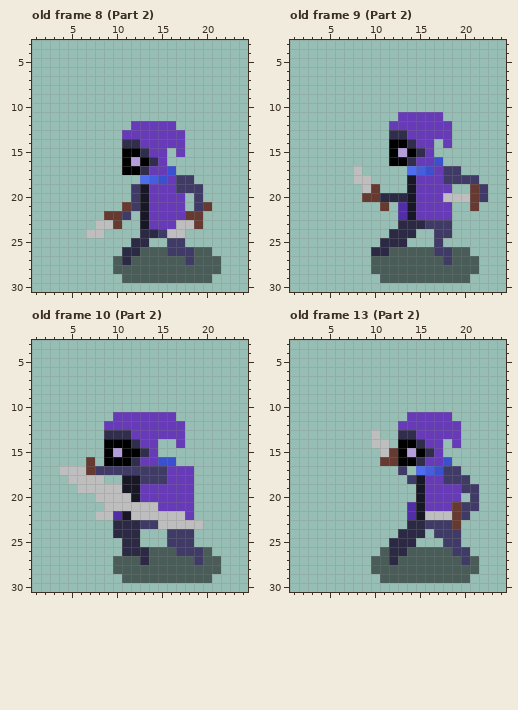
File history of a pixel-art file, Assets/Sprites/Asperite files/BasicAttack.aseprite. This is how it looked before the edit.
32x32 pixels, 24 frames. Shown: old frame 8 (Part 2): x 1..24, y 3..30; old frame 9 (Part 2): x 1..24, y 3..30; old frame 10 (Part 2): x 1..24, y 3..30; old frame 13 (Part 2): x 1..24, y 3..30. The commit also changed other frames, which this record leaves out.
After:
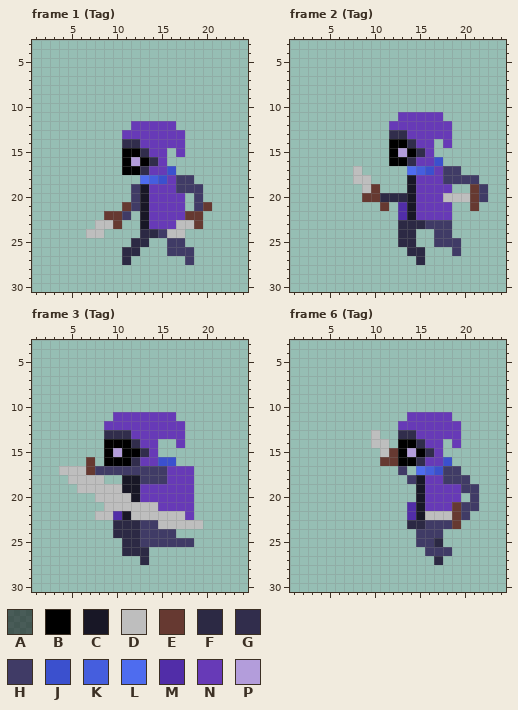
Palette (. is transparent): A #00000083  B #000000  C #181726  D #bebebe  E #663931  F #2c2944  G #312d4c  H #403b66  J #3b50ce  K #455ede  L #4e6cef  M #512da8  N #673ab7  P #b39ddb
A new or re-ordered frame is compared with the old frame closest to it.
From the commit log: Attack move and new animations
The exact change:
{"change": "layer \"Layer 2\" now hidden"}
{"change": "frames re-ordered"}
{"where": "frame 1 (Tag) against old frame 8 (Part 2)"}
{"frame":1,"y":26,"x":13,"old":"AAA","new":"..."}
{"frame":1,"y":26,"x":19,"old":"AA","new":".."}
{"frame":1,"y":27,"x":10,"old":"A","new":"."}
{"frame":1,"y":27,"x":12,"old":"AAAAAA","new":"......"}
{"frame":1,"y":27,"x":19,"old":"AAA","new":"..."}
{"frame":1,"y":28,"x":10,"old":"AAAAAAAAAAAA","new":"............"}
{"frame":1,"y":29,"x":11,"old":"AAAAAAAAAA","new":".........."}
{"where": "frame 2 (Tag) against old frame 9 (Part 2)"}
{"frame":2,"y":24,"x":12,"old":"F","new":"."}
{"frame":2,"y":25,"x":11,"old":"FF","new":".."}
{"frame":2,"y":25,"x":14,"old":".","new":"F"}
{"frame":2,"y":25,"x":18,"old":"..","new":"HH"}
{"frame":2,"y":26,"x":10,"old":"FFAAAAAHHAA","new":"....FF...H."}
{"frame":2,"y":27,"x":10,"old":"AAAAAAAAHAAA","new":".....F......"}
{"frame":2,"y":28,"x":10,"old":"AAAAAAAAAAAA","new":"............"}
{"frame":2,"y":29,"x":11,"old":"AAAAAAAAAA","new":".........."}
{"where": "frame 3 (Tag) against old frame 10 (Part 2)"}
{"frame":3,"y":24,"x":13,"old":"...","new":"HHH"}
{"frame":3,"y":24,"x":17,"old":"HH","new":".."}
{"frame":3,"y":25,"x":13,"old":"...","new":"HHH"}
{"frame":3,"y":26,"x":14,"old":"AAAHHHA","new":"......."}
{"frame":3,"y":27,"x":10,"old":"AAA","new":"..."}
{"frame":3,"y":27,"x":14,"old":"AAAAAHAA","new":"........"}
{"frame":3,"y":28,"x":10,"old":"AAAAAAAAAAAA","new":"............"}
{"frame":3,"y":29,"x":11,"old":"AAAAAAAAAA","new":".........."}
{"where": "frame 6 (Tag) against old frame 13 (Part 2)"}
{"frame":6,"y":24,"x":13,"old":"FFF.","new":"..HH"}
{"frame":6,"y":24,"x":18,"old":"HH","new":".."}
{"frame":6,"y":25,"x":12,"old":"FFF...HH","new":"...HHF.."}
{"frame":6,"y":26,"x":11,"old":"AFFAAAAAHH","new":".....HHH.."}
{"frame":6,"y":27,"x":10,"old":"AAFAAAAAAAHA","new":".......F...."}
{"frame":6,"y":28,"x":10,"old":"AAAAAAAAAAAA","new":"............"}
{"frame":6,"y":29,"x":11,"old":"AAAAAAAAAA","new":".........."}
{"label":"erased","picture_box":[113,247,221,283]}
{"label":"changed","picture_box":[371,229,479,283]}
{"label":"changed","picture_box":[113,529,221,583]}
{"label":"changed","picture_box":[371,529,479,583]}
